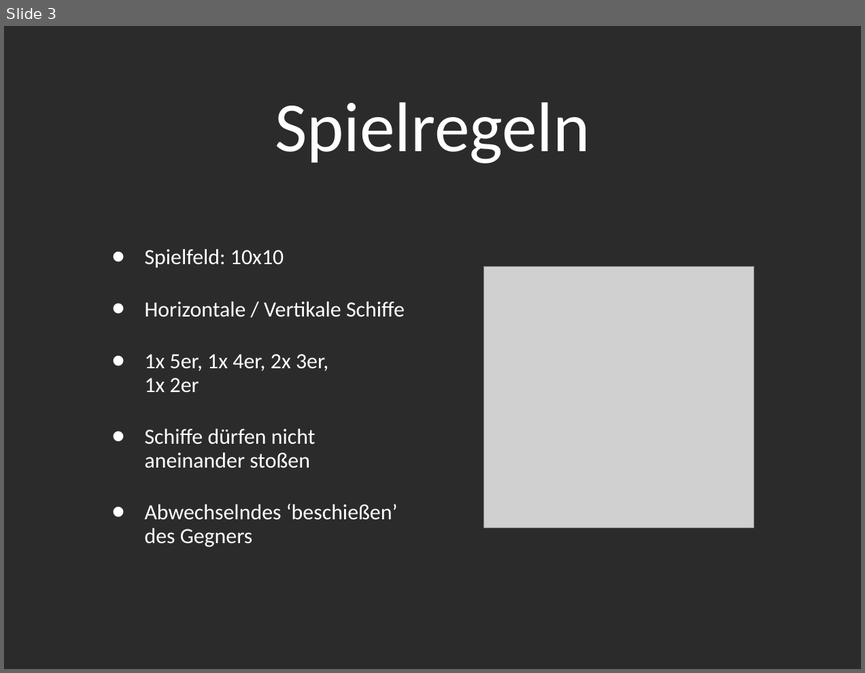
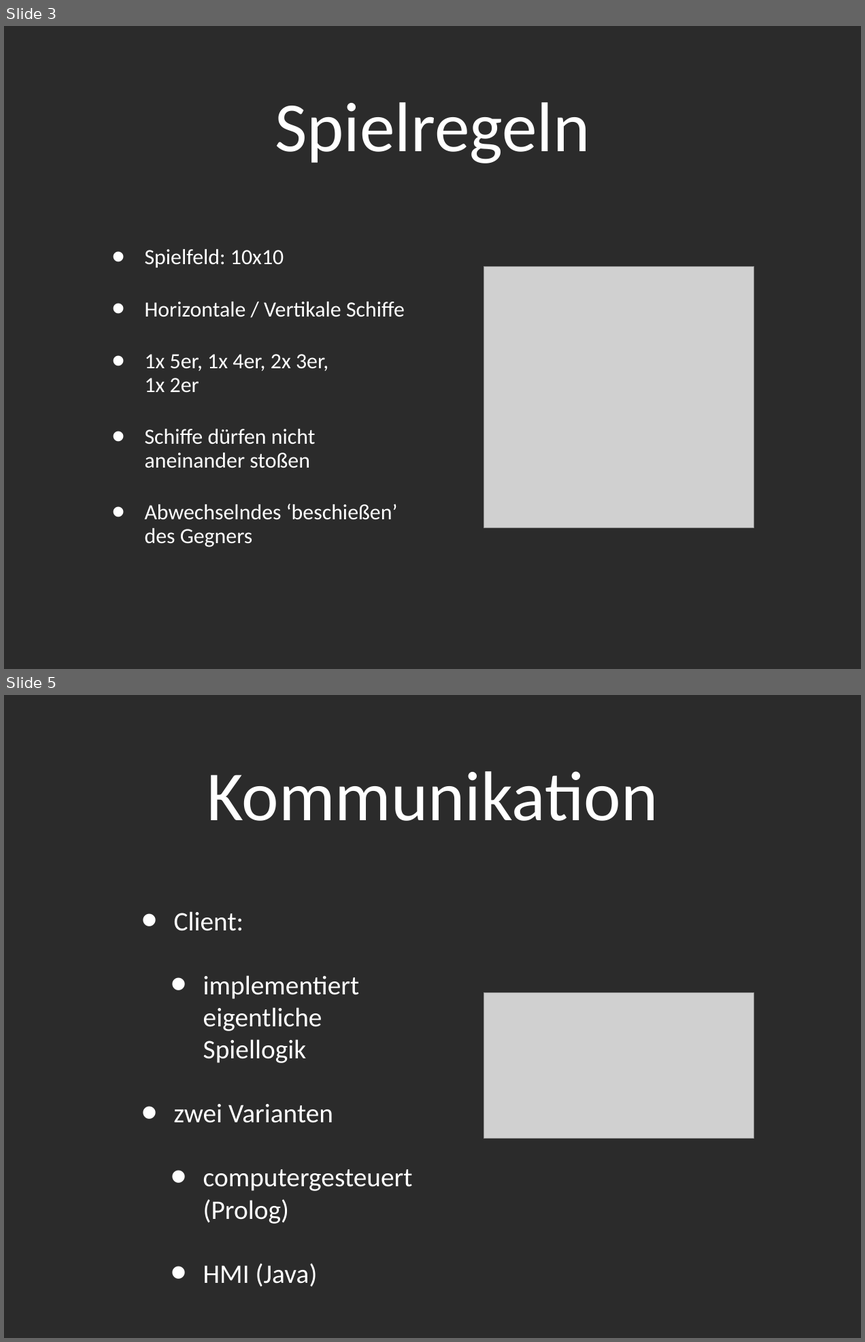
Before and after one commit to novac045/ai-battleship, a slide deck: Präsentation/Presentation_PPT.ppt. Shown one above the other, each under a label of ours: slide 3 before the commit, slides 3 and 5 after it; the slides between them are not shown. The pictures are 865x673 and 865x1342 pixels, drawn with LibreOffice and Linux fonts; fonts in the diff are those of the drawing; grey boxes stand for pictures; background and template pictures are left out; a plain dark background stands for a picture behind light text. Boxes give left, top, right and bottom in pixels: in the first picture for what was removed or moved away, otherwise in the second. Text is boxed around its words. In the diff, an @@ line names an element or a change of style, - is before the commit and + after.

```diff
--- a/Präsentation/Presentation_PPT.ppt
+++ b/Präsentation/Presentation_PPT.ppt
@@ slide 5 added at [4, 695, 861, 1338], background picture (left out) @@
@@ title added at [207, 771, 658, 821], 84 pt, text #FFFFFF @@
+Kommunikation
@@ text added at [174, 911, 413, 1287], 32 pt, text #FFFFFF @@
+  • Client:
+    • implementiert eigentliche Spiellogik
+  • zwei Varianten
+    • computergesteuert (Prolog)
+    • HMI (Java)
@@ picture added at [483, 993, 754, 1138] @@
```
Also in this commit, not shown: 1 slide changed, 5 other slides added, 1 slide removed, 1 other file.
